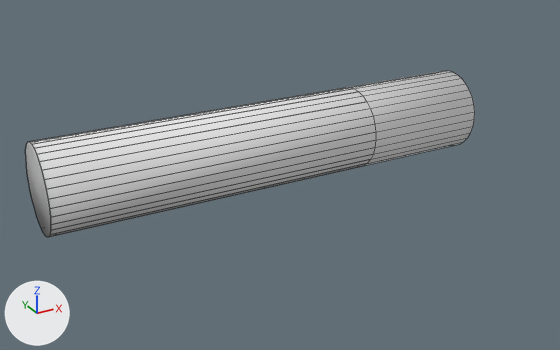
A saved change to the Blender file Assets/raftPiece.blend.
Camera for both pictures: a 50 mm lens placed at (-7.85, -12.59, 7.21), pointed at (-0.19, 1.34, 0.24). Arrows for +X, +Y and +Z are at lower left; the lights stay in place. Mesh edges are drawn as thin lines.
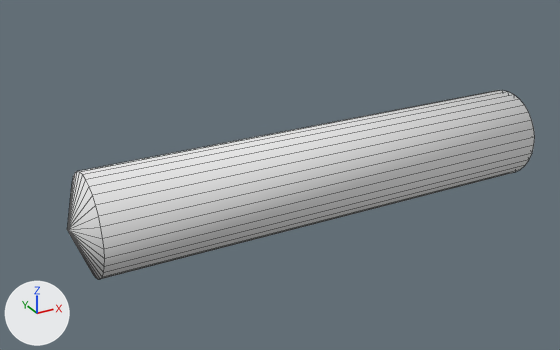
What differs and where, as boxes [x1, y1, x2, y2] in the pictures (560 x 350 px):
'Cube', reshaped, moved (14% taller)
    before: [25, 71, 475, 237]
    after: [67, 90, 535, 279]
part 1 of me_cube_001, added
    after: [67, 90, 535, 279]
part 2 of me_cube_001, deleted
    before: [38, 140, 376, 237]
part 3 of me_cube_001, deleted
    before: [25, 71, 475, 237]

Diff of the bpy script that builds the scene:
```diff
--- a/Assets/raftPiece.blend.py
+++ b/Assets/raftPiece.blend.py
@@ me_cube_001 @@
 me_cube_001.from_pydata(...)  # 128 vertices, 68 faces; spans x -5.23..5.59, y 6.51..8.51, z -0.48..1.53
 # used by ob_cube; location = (0.0, 0.0, 0.0); delta_location = (0.0, -5.0, 0.0)
+# me_cube_001 part 1: a new loose piece, a UV sphere (32 segments, 3 rings, poles along x) spanning x -5.22..5.59, y -1.0..1.0, z -1.0..1.0, in mat_material_001 (its picture is missing)
+# me_cube_001 part 2: the loose piece of 64 vertices spanning x -5.23..2.52, y 6.51..8.51, z -0.48..1.53 is deleted
+# me_cube_001 part 3: the loose piece of 64 vertices spanning x -5.23..5.59, y 6.51..8.51, z -0.48..1.53 is deleted
 me_cube_001.materials.append(mat_material_001)
@@ ob_cube @@
 ob_cube = bpy.data.objects.new('Cube', me_cube_001)
-ob_cube.location = (0.0, 0.0, 0.0)
+ob_cube.location = (0.0, 5.13, 0.69)
 ob_cube.delta_location = (0.0, -5.0, 0.0)
```
